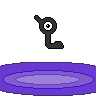
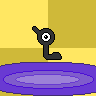
Layered file, before and after one edit (96px x 96px). Changes by layer:
pixels changed over bbox(0, 0, 96, 96) (layer not identified)